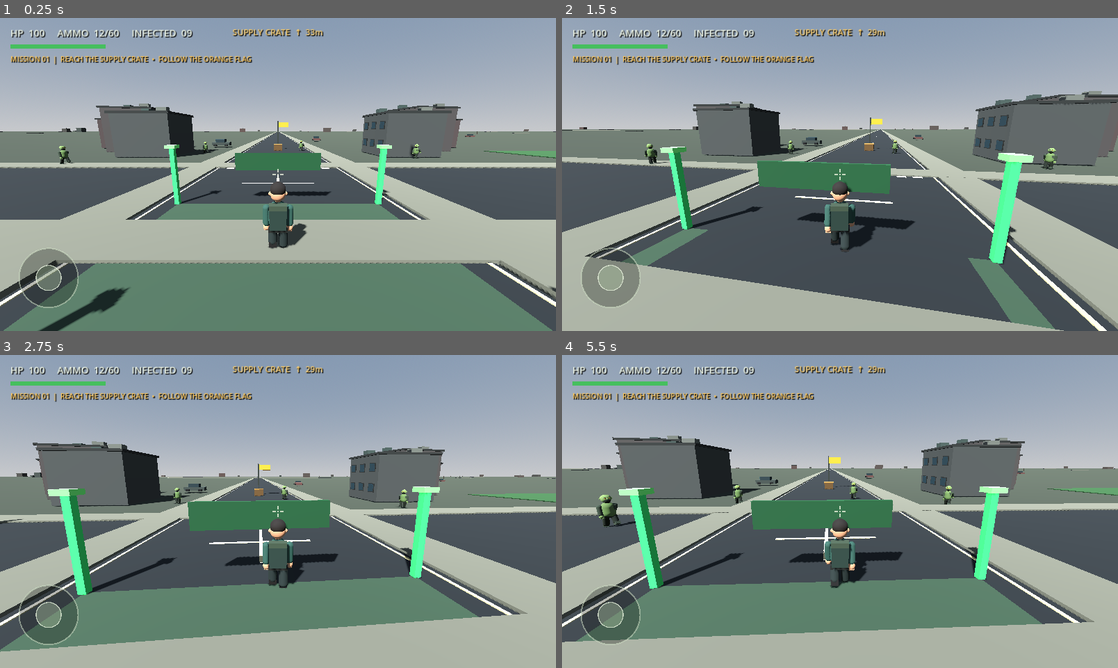
Above: before the commit, frames 1-4 (two rows, left to right).
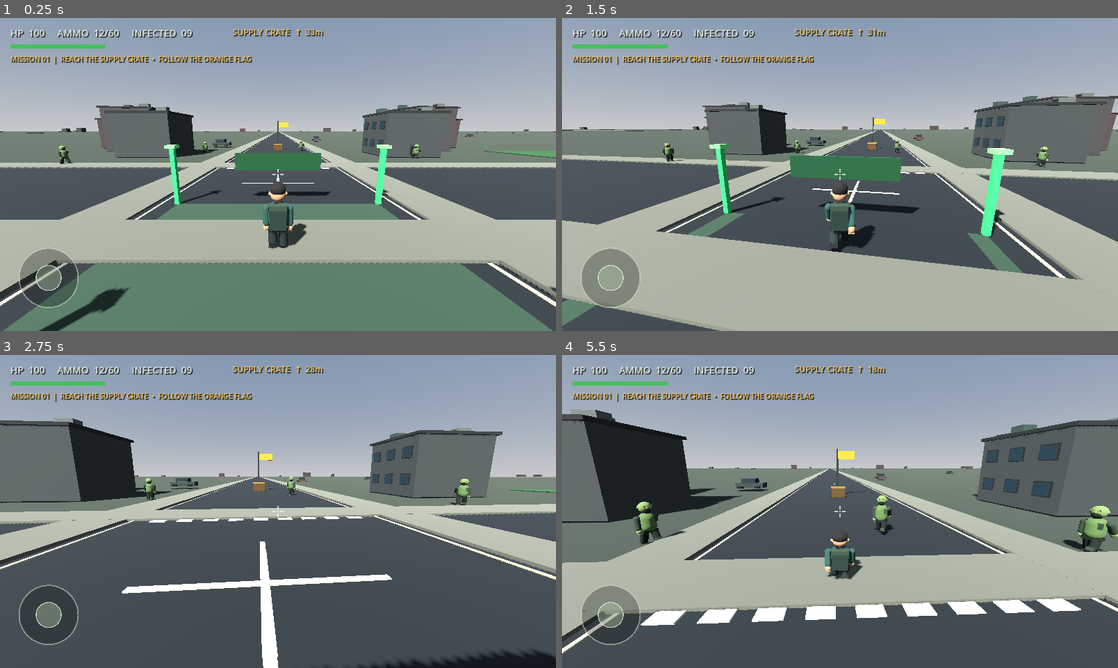
Above: after the commit, the same moments.

Repository: aljunatis40-alt/zombie-world-survivor
Game: Godot game, scene res://scenes/main.tscn
Two runs of this game, one before a commit and one after it. Both use one fixed random seed, a clock stepped at 60 frames per second and the inputs below.
Inputs (mouse positions are in pixels of both pictures, inside the frame that each line leads up to):
- Up to frame 1 (0.25 s): no input
- Up to frame 2 (1.5 s): move the mouse to (867, 174) at 0.52 s; hold W (move_forward) from 0.53 s (still down); tap C (crouch) at 0.6, 1.35 s; move the mouse to (812, 174) at 1.27 s
- Up to frame 3 (2.75 s): keep holding W (move_forward); move the mouse to (289, 505) at 2.02 s; click (289, 505) at 2.1 s; tap C (crouch) at 2.3 s
- Up to frame 4 (5.5 s): keep holding W (move_forward); move the mouse to (834, 517) at 2.77 s; tap Shift (sprint) at 2.85 s; tap C (crouch) at 3.05, 3.6, 4.35, 5.3 s; move the mouse to (878, 514) at 3.52 s; move the mouse to (795, 508) at 4.27 s; move the mouse to (845, 511) at 5.02 s; click (845, 511) at 5.1 s

The runs differ from the first frame. In frame 1, less than 0.1% of the frame differs, in the area x 10-76%, y 40-47%; in frame 2, 26%; in frame 3, 50%; in frame 4, 58%, in the area x 0-100%, y 3-100%.

Commit message:
Sample 10: support keyboard crouch toggle

Diff:
--- a/scripts/player.gd
+++ b/scripts/player.gd
@@ -205,6 +205,8 @@
 	camera_pivot.rotation.x = clamp(camera_pivot.rotation.x - value.y * 0.006, -0.75, 0.25)
 
 func _physics_process(delta: float) -> void:
+	if InputMap.has_action("crouch") and Input.is_action_just_pressed("crouch"):
+		set_crouched(not crouched)
 	if seated:
 		velocity = Vector3.ZERO
 		move_and_slide()
